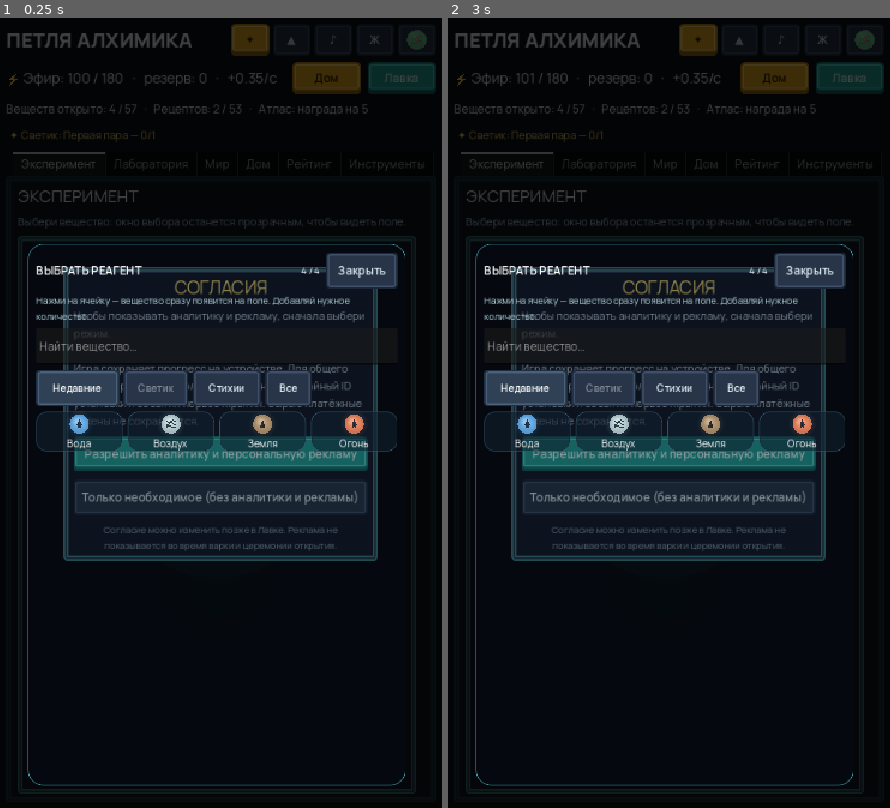
Above: before the commit, frames 1-2 (left to right).
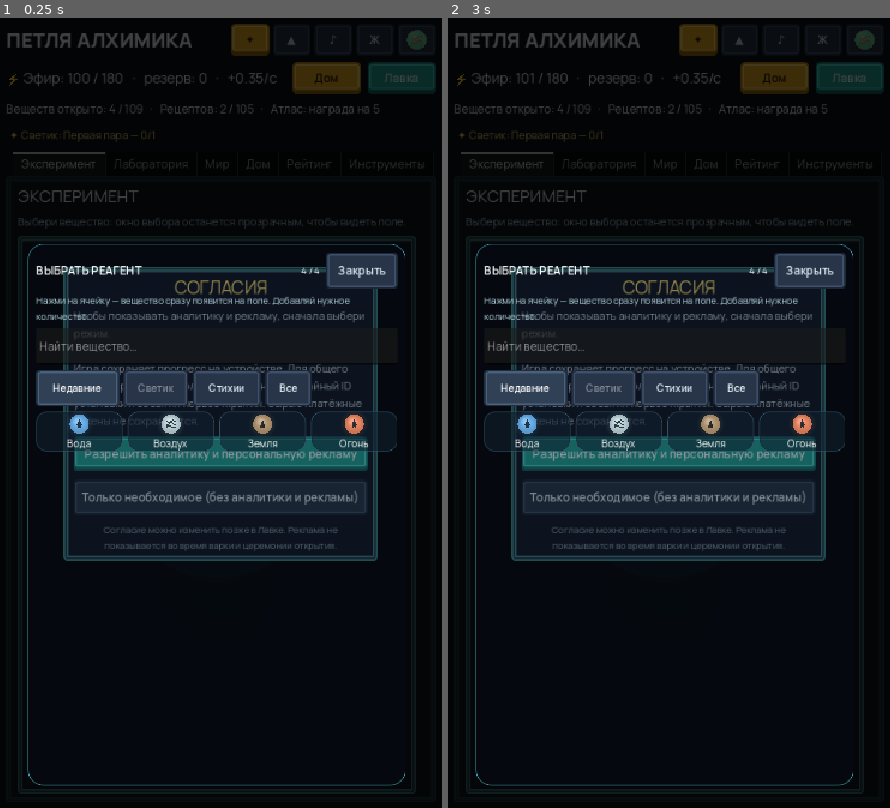
Above: after the commit, the same moments.

Repository: RedRad1sh/alchemists-loop
Game: Godot game, scene res://main.tscn
The game is run twice, just before and just after one commit, with the same random seed, the same clock (stepped at 60 frames per second) and the same inputs.
Inputs (mouse positions are in pixels of both pictures, inside the frame that each line leads up to):
- Up to frame 1 (0.25 s): no input
- Up to frame 2 (3 s): click (664, 349) at 0.52 s; type "12" at 0.6 s; click "✦" at 1.25 s; click "▲" at 2 s; click "♪" at 2.75 s

The runs differ from the first frame. In frame 1, 0.2% of the frame differs, in the area x 28-86%, y 10-13%; in frame 2, 0.2%.

Commit message:
house: fix 6 UI/UX issues
1. Svetik flight: raise redraw FPS from 20 to 30 for smoother animation
2. Popups z-order: add z_index=20/21 to all modal popups (progress, shop,
   settings, journal, profile, upgrades, craftable, prestige) so they
   render above UI elements
3. Decor shop: disable purchase buttons when ether is insufficient
4. Music volume: raise base level from -14 dB to -6 dB
5. Decor draw order: move rug before fireplace so carpet renders under
   the fireplace (logical floor layering)
6. Offline recipes: expand base craft set from 54 to 100 recipes with
   46 new logical alchemical combinations and corresponding items

Diff:
--- a/alchemists-loop/autoload/sfx.gd
+++ b/alchemists-loop/autoload/sfx.gd
@@ -19,7 +19,7 @@
 		add_child(p)
 		_players.append(p)
 	_music_player = AudioStreamPlayer.new()
-	_music_player.volume_db = -14.0 + linear_to_db(maxf(music_volume, 0.001))
+	_music_player.volume_db = -6.0 + linear_to_db(maxf(music_volume, 0.001))
 	add_child(_music_player)
 	_music_player.stream = _build_music()
 	if music_on:
@@ -221,4 +221,4 @@
 
 func set_music_volume(v: float) -> void:
 	music_volume = clampf(v, 0.0, 1.0)
-	_music_player.volume_db = -14.0 + linear_to_db(maxf(music_volume, 0.001))
+	_music_player.volume_db = -6.0 + linear_to_db(maxf(music_volume, 0.001))
--- a/alchemists-loop/game/home.gd
+++ b/alchemists-loop/game/home.gd
@@ -652,8 +652,12 @@
 			btn.text = "Поставить"
 			btn.pressed.connect(_buy_furniture.bind(_decor_cat_open, item_id))
 		else:
-			btn.text = "%d ⚡" % int(it["cost"])
+			var cost := int(it["cost"])
+			btn.text = "%d ⚡" % cost
 			btn.pressed.connect(_buy_furniture.bind(_decor_cat_open, item_id))
+			# Отключаем кнопку, если эфира недостаточно — игрок видит серую кнопку
+			if g._engine._available_ether() < cost:
+				btn.disabled = true
 		card.add_child(btn)
 
 
--- a/alchemists-loop/game/house_view.gd
+++ b/alchemists-loop/game/house_view.gd
@@ -14,8 +14,8 @@
 
 
 # Порядок отрисовки: строго от дальнего плана к ближнему для правильного перекрытия (occlusion)
-# Ковёр лежит под кроватью и мебелью, поэтому рисуется раньше них.
-const DRAW_ORDER := ["window", "shelf", "fireplace", "rug", "bed", "plant", "table", "chair", "lamp"]
+# Ковёр лежит на полу, поэтому рисуется раньше камина и мебели — они стоят поверх него.
+const DRAW_ORDER := ["window", "shelf", "rug", "fireplace", "bed", "plant", "table", "chair", "lamp"]
 # Размер мебели задаётся исходными maxw/maxh и не меняется из-за прозрачных
 # полей PNG. Прозрачность учитывается отдельно для hitbox и контактной тени.
 const OBJECT_SCALE := 1.0
@@ -461,10 +461,10 @@
 		return
 	_phase += delta
 	_redraw_clock += delta
-	# Кадры режем до ~20 к/с (как cauldron_view): фаза копится по delta, поэтому
-	# анимация остаётся синхронной по времени, а `_draw` всей процедурной комнаты
-	# вызывается заметно реже.
-	if _redraw_clock >= 0.05:
+	# Кадры режем до ~30 к/с: фаза копится по delta, поэтому анимация
+	# остаётся синхронной по времени, а `_draw` всей процедурной комнаты
+	# вызывается реже. 30 FPS достаточно для плавного полёта Светика.
+	if _redraw_clock >= 0.033:
 		_redraw_clock = 0.0
 		queue_redraw()
 
--- a/alchemists-loop/game/hub.gd
+++ b/alchemists-loop/game/hub.gd
@@ -49,11 +49,13 @@
 	dim.name = "ProfileDim"
 	dim.color = Color(0, 0, 0, 0.55)
 	dim.set_anchors_and_offsets_preset(Control.PRESET_FULL_RECT)
+	dim.z_index = 20
 	dim.visible = false
 	g.add_child(dim)
 	_profile_dim = dim
 	var center := CenterContainer.new()
 	center.set_anchors_and_offsets_preset(Control.PRESET_FULL_RECT)
+	center.z_index = 21
 	center.visible = false
 	g.add_child(center)
 	_profile_popup = center
@@ -222,11 +224,13 @@
 	dim.name = "CraftableDim"
 	dim.color = Color(0, 0, 0, 0.55)
 	dim.set_anchors_and_offsets_preset(Control.PRESET_FULL_RECT)
+	dim.z_index = 20
 	dim.visible = false
 	g.add_child(dim)
 	_craftable_dim = dim
 	var center := CenterContainer.new()
 	center.set_anchors_and_offsets_preset(Control.PRESET_FULL_RECT)
+	center.z_index = 21
 	center.visible = false
 	g.add_child(center)
 	_craftable_popup = center
@@ -323,11 +327,13 @@
 	dim.name = "SettingsDim"
 	dim.color = Color(0, 0, 0, 0.55)
 	dim.set_anchors_and_offsets_preset(Control.PRESET_FULL_RECT)
+	dim.z_index = 20
 	dim.visible = false
 	g.add_child(dim)
 	_settings_dim = dim
 	var center := CenterContainer.new()
 	center.set_anchors_and_offsets_preset(Control.PRESET_FULL_RECT)
+	center.z_index = 21
 	center.visible = false
 	g.add_child(center)
 	_settings_popup = center
@@ -400,11 +406,13 @@
 	dim.name = "JournalDim"
 	dim.color = Color(0, 0, 0, 0.55)
 	dim.set_anchors_and_offsets_preset(Control.PRESET_FULL_RECT)
+	dim.z_index = 20
 	dim.visible = false
 	g.add_child(dim)
 	_journal_dim = dim
 	var center := CenterContainer.new()
 	center.set_anchors_and_offsets_preset(Control.PRESET_FULL_RECT)
+	center.z_index = 21
 	center.visible = false
 	g.add_child(center)
 	_journal_popup = center
@@ -465,12 +473,14 @@
 	var dim := ColorRect.new()
 	dim.color = Color(0, 0, 0, 0.55)
 	dim.set_anchors_and_offsets_preset(Control.PRESET_FULL_RECT)
+	dim.z_index = 20
 	dim.visible = false
 	g.add_child(dim)
 	_up_dim = dim
 
 	var center := CenterContainer.new()
 	center.set_anchors_and_offsets_preset(Control.PRESET_FULL_RECT)
+	center.z_index = 21
 	center.visible = false
 	g.add_child(center)
 	_up_popup = center
@@ -523,11 +533,13 @@
 	dim.name = "PrestigeDim"
 	dim.color = Color(0, 0, 0, 0.55)
 	dim.set_anchors_and_offsets_preset(Control.PRESET_FULL_RECT)
+	dim.z_index = 20
 	dim.visible = false
 	g.add_child(dim)
 	_prestige_dim = dim
 	var center := CenterContainer.new()
 	center.set_anchors_and_offsets_preset(Control.PRESET_FULL_RECT)
+	center.z_index = 21
 	center.visible = false
 	g.add_child(center)
 	_prestige_popup = center
--- a/alchemists-loop/game/progress.gd
+++ b/alchemists-loop/game/progress.gd
@@ -23,11 +23,13 @@
 	dim.name = "ProgDim"
 	dim.color = Color(0, 0, 0, 0.55)
 	dim.set_anchors_and_offsets_preset(Control.PRESET_FULL_RECT)
+	dim.z_index = 20
 	dim.visible = false
 	g.add_child(dim)
 	_prog_dim = dim
 	var center := CenterContainer.new()
 	center.set_anchors_and_offsets_preset(Control.PRESET_FULL_RECT)
+	center.z_index = 21
 	center.visible = false
 	g.add_child(center)
 	_prog_popup = center
--- a/alchemists-loop/game/shop.gd
+++ b/alchemists-loop/game/shop.gd
@@ -51,10 +51,12 @@
 	_dim.name = "ShopDim"
 	_dim.color = Color(0, 0, 0, 0.62)
 	_dim.set_anchors_and_offsets_preset(Control.PRESET_FULL_RECT)
+	_dim.z_index = 20
 	_dim.visible = false
 	g.add_child(_dim)
 	_popup = CenterContainer.new()
 	_popup.set_anchors_and_offsets_preset(Control.PRESET_FULL_RECT)
+	_popup.z_index = 21
 	_popup.visible = false
 	g.add_child(_popup)
 	var card := PanelContainer.new()
--- a/alchemists-loop/main.gd
+++ b/alchemists-loop/main.gd
@@ -171,6 +171,59 @@
 	"wall": {"name": "Стена", "color": "#b0664a", "d": "Кирпичи, сложенные в преграду."},
 	"house": {"name": "Дом", "color": "#8a5a3a", "d": "Стены под крышей — жилище."},
 	"child": {"name": "Ребёнок", "color": "#f2c19a", "d": "Новая жизнь, рождённая людьми."},
+	# Расширенные элементы (55-100)
+	"rust": {"name": "Ржавчина", "color": "#8b4513", "d": "Металл, разъеденный водой."},
+	"blade": {"name": "Лезвие", "color": "#c0c0c0", "d": "Металл, заточенный воздухом."},
+	"coin": {"name": "Монета", "color": "#daa520", "d": "Золото, принятое огнём форму круга."},
+	"statue": {"name": "Статуя", "color": "#a9a9a9", "d": "Камень, принявший облик под рукой золотых дел мастера."},
+	"light": {"name": "Свет", "color": "#fffacd", "d": "Солнце, преломлённое в воде."},
+	"plank": {"name": "Доска", "color": "#deb887", "d": "Древесина, обработанная инструментом."},
+	"barrel": {"name": "Бочка", "color": "#8b4513", "d": "Доски, собранные в ёмкость."},
+	"food": {"name": "Еда", "color": "#cd853f", "d": "Рыба, приготовленная на огне."},
+	"leather": {"name": "Кожа", "color": "#8b4513", "d": "Шкура зверя, обработанная инструментом."},
+	"smith": {"name": "Кузнец", "color": "#b8860b", "d": "Человек, обуздавший огонь."},
+	"swimmer": {"name": "Пловец", "color": "#4682b4", "d": "Человек, покоривший воду."},
+	"thinker": {"name": "Мыслитель", "color": "#9370db", "d": "Человек, поднявший взор к небу."},
+	"farmer": {"name": "Фермер", "color": "#6b8e23", "d": "Человек, обрабатывающий землю."},
+	"egg": {"name": "Яйцо", "color": "#f5f5dc", "d": "Птица, отложенная на камне."},
+	"fruit": {"name": "Фрукт", "color": "#ff6347", "d": "Цветок, напоённый водой до зрелости."},
+	"wine": {"name": "Вино", "color": "#722f37", "d": "Фрукт, перебродивший на огне."},
+	"ceramic": {"name": "Керамика", "color": "#d2691e", "d": "Грязь, обожжённая до твёрдости."},
+	"chain": {"name": "Цепь", "color": "#696969", "d": "Металл, скованный в звенья."},
+	"boulder": {"name": "Валун", "color": "#808080", "d": "Два камня, ставшие одним."},
+	"fog": {"name": "Туман густой", "color": "#778899", "d": "Облака, опустившиеся на землю."},
+	"marsh": {"name": "Топь", "color": "#556b2f", "d": "Дождь, впитанный землёй без ухода."},
+	"stream": {"name": "Ручей", "color": "#87ceeb", "d": "Снег, оживший от огня."},
+	"island": {"name": "Остров", "color": "#2e8b57", "d": "Вулкан, поднявшийся из воды."},
+	"flood": {"name": "Потоп", "color": "#4169e1", "d": "Гроза, обрушившая все воды на землю."},
+	"fulgurite": {"name": "Фульгурит", "color": "#daa520", "d": "Молния, попавшая в песок."},
+	"hunt": {"name": "Охота", "color": "#8b0000", "d": "Лес, ставший домом для зверя и человека."},
+	"village": {"name": "Деревня", "color": "#bc8f8f", "d": "Лес, расчищенный человеком."},
+	"town": {"name": "Город", "color": "#cd853f", "d": "Деревни, сложившиеся вместе."},
+	"toy": {"name": "Игрушка", "color": "#ff69b4", "d": "Ребёнок, играющий инструментом."},
+	"dragon": {"name": "Дракон", "color": "#8b0000", "d": "Птица и зверь, ставшие легендой."},
+	"axe": {"name": "Топор", "color": "#a0522d", "d": "Металл, насаженный на древесину."},
+	"hammer": {"name": "Молот", "color": "#696969", "d": "Камень, привязанный к древесине."},
+	"machine": {"name": "Машина", "color": "#708090", "d": "Инструменты, собранные в механизм."},
+	"soul": {"name": "Душа", "color": "#e6e6fa", "d": "Жизнь, очищенная от тела."},
+	"golem": {"name": "Голем", "color": "#2f4f4f", "d": "Камень, оживлённый душой."},
+	"smog": {"name": "Смог", "color": "#556b2f", "d": "Дым, ставший удушьем."},
+	"lye": {"name": "Щелок", "color": "#dcdcdc", "d": "Пепел, растворённый в воде."},
+	"soap": {"name": "Мыло", "color": "#fff8dc", "d": "Щелок, выпаренный огнём."},
+	"adobe": {"name": "Саман", "color": "#cd853f", "d": "Грязь, высушенная солнцем в кирпич."},
+	"cabin": {"name": "Хижина", "color": "#8b4513", "d": "Дом, построенный из кирпича."},
+	"fortress": {"name": "Крепость", "color": "#708090", "d": "Стены, ставшие неприступными."},
+	"lens": {"name": "Линза", "color": "#e0ffff", "d": "Стекло, отшлифованное огнём."},
+	"telescope": {"name": "Телескоп", "color": "#483d8b", "d": "Линза, направленная на солнце."},
+	"jewelry": {"name": "Украшение", "color": "#ffd700", "d": "Кристалл, оправленный в металл."},
+	"king": {"name": "Король", "color": "#daa520", "d": "Человек, облечённый золотом."},
+	"treasure": {"name": "Сокровище", "color": "#ffd700", "d": "Монеты, сложенные в сундук."},
+	"dye": {"name": "Краска", "color": "#ff1493", "d": "Радуга, пойманная в воде."},
+	"herd": {"name": "Стадо", "color": "#8b4513", "d": "Звери, идущие вместе."},
+	"school": {"name": "Косяк", "color": "#4682b4", "d": "Рыбы, плывущие вместе."},
+	"grove": {"name": "Роща", "color": "#228b22", "d": "Деревья, вставшие вместе."},
+	"garden": {"name": "Сад", "color": "#ff69b4", "d": "Цветы, посаженные рядом."},
+	"sprout": {"name": "Росток молодой", "color": "#90ee90", "d": "Семя, накормленное водой."},
 }
 
 var RECIPES := [
@@ -227,6 +280,59 @@
 	{"a": "brick", "b": "brick", "out": "wall"},
 	{"a": "wall", "b": "wood", "out": "house"},
 	{"a": "person", "b": "person", "out": "child"},
+	# Расширенные рецепты (55-100)
+	{"a": "metal", "b": "water", "out": "rust"},
+	{"a": "metal", "b": "air", "out": "blade"},
+	{"a": "gold", "b": "fire", "out": "coin"},
+	{"a": "gold", "b": "stone", "out": "statue"},
+	{"a": "sun", "b": "water", "out": "light"},
+	{"a": "wood", "b": "tool", "out": "plank"},
+	{"a": "plank", "b": "plank", "out": "barrel"},
+	{"a": "fish", "b": "fire", "out": "food"},
+	{"a": "beast", "b": "tool", "out": "leather"},
+	{"a": "person", "b": "fire", "out": "smith"},
+	{"a": "person", "b": "water", "out": "swimmer"},
+	{"a": "person", "b": "air", "out": "thinker"},
+	{"a": "person", "b": "earth", "out": "farmer"},
+	{"a": "bird", "b": "stone", "out": "egg"},
+	{"a": "flower", "b": "water", "out": "fruit"},
+	{"a": "fruit", "b": "fire", "out": "wine"},
+	{"a": "mud", "b": "fire", "out": "ceramic"},
+	{"a": "metal", "b": "metal", "out": "chain"},
+	{"a": "stone", "b": "stone", "out": "boulder"},
+	{"a": "cloud", "b": "cloud", "out": "fog"},
+	{"a": "rain", "b": "earth", "out": "marsh"},
+	{"a": "snow", "b": "fire", "out": "stream"},
+	{"a": "volcano", "b": "water", "out": "island"},
+	{"a": "storm", "b": "water", "out": "flood"},
+	{"a": "lightning", "b": "sand", "out": "fulgurite"},
+	{"a": "forest", "b": "beast", "out": "hunt"},
+	{"a": "forest", "b": "person", "out": "village"},
+	{"a": "village", "b": "village", "out": "town"},
+	{"a": "child", "b": "tool", "out": "toy"},
+	{"a": "bird", "b": "beast", "out": "dragon"},
+	{"a": "metal", "b": "wood", "out": "axe"},
+	{"a": "wood", "b": "stone", "out": "hammer"},
+	{"a": "tool", "b": "tool", "out": "machine"},
+	{"a": "life", "b": "life", "out": "soul"},
+	{"a": "soul", "b": "stone", "out": "golem"},
+	{"a": "smoke", "b": "smoke", "out": "smog"},
+	{"a": "ash", "b": "water", "out": "lye"},
+	{"a": "lye", "b": "fire", "out": "soap"},
+	{"a": "mud", "b": "sun", "out": "adobe"},
+	{"a": "brick", "b": "house", "out": "cabin"},
+	{"a": "wall", "b": "wall", "out": "fortress"},
+	{"a": "glass", "b": "fire", "out": "lens"},
+	{"a": "lens", "b": "sun", "out": "telescope"},
+	{"a": "crystal", "b": "metal", "out": "jewelry"},
+	{"a": "gold", "b": "person", "out": "king"},
+	{"a": "coin", "b": "coin", "out": "treasure"},
+	{"a": "rainbow", "b": "water", "out": "dye"},
+	{"a": "beast", "b": "beast", "out": "herd"},
+	{"a": "fish", "b": "fish", "out": "school"},
+	{"a": "tree", "b": "tree", "out": "grove"},
+	{"a": "flower", "b": "flower", "out": "garden"},
+	{"a": "seed", "b": "water", "out": "sprout"},
 ]
 
 # ---------- состояние ----------
